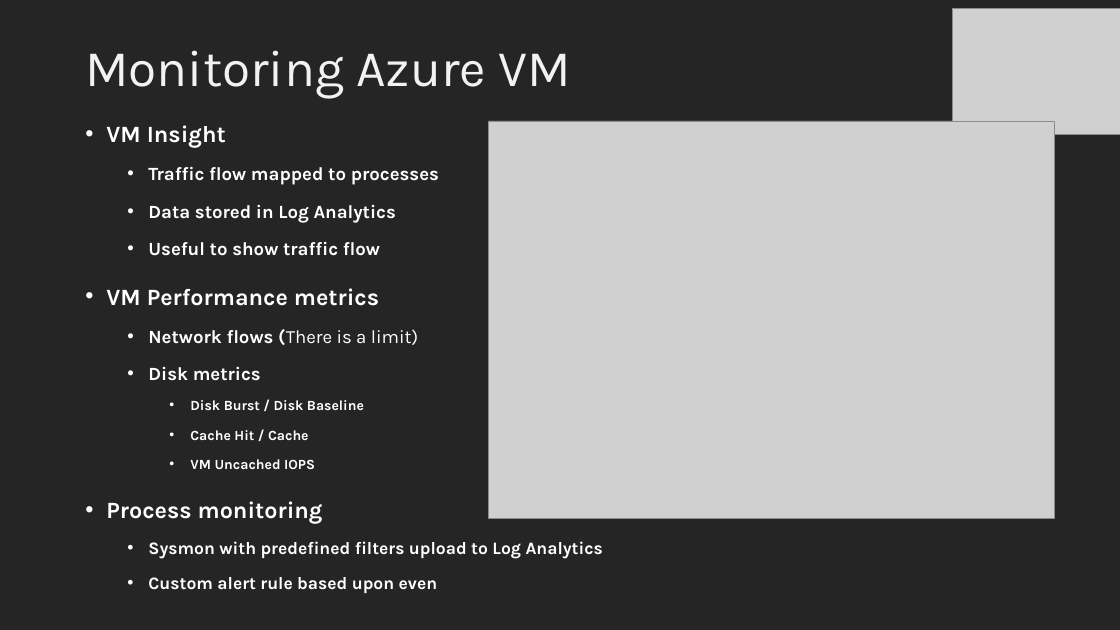
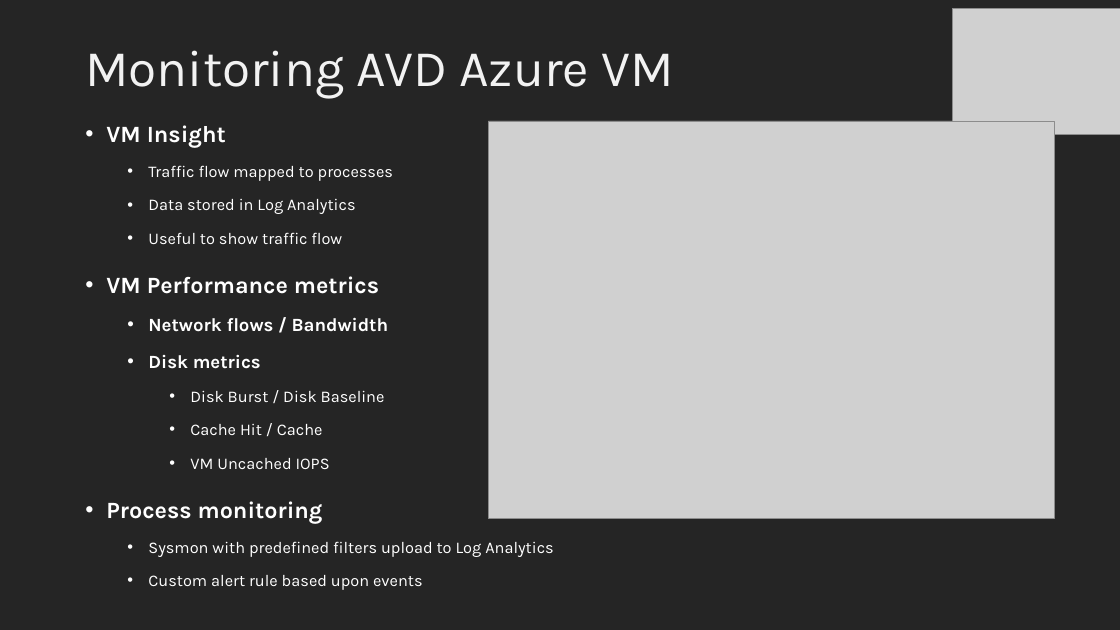
Before and after one commit to msandbu/community, a slide deck: slide 35 of UKAVD.pptx. Drawn at 1120x630 pixels with LibreOffice and Linux fonts; fonts in the diff are those of the drawing; grey boxes stand for pictures; background and template pictures are left out. Boxes give left, top, right and bottom in pixels: in the first picture for what was removed or moved away, otherwise in the second. Text is boxed around its words. In the diff, an @@ line names an element or a change of style, - is before the commit and + after.

```diff
--- a/UKAVD.pptx
+++ b/UKAVD.pptx
@@ title at (85, 50, 673, 99): text changed @@
-Monitoring Azure VM
+Monitoring AVD Azure VM
@@ text at (148, 165, 553, 557): size 16 to 14 pt in "Traffic flow mapped to processes", "Data stored in Log Analytics", "Useful to show traffic flow"; bold off in "Traffic flow mapped to processes", "Data stored in Log Analytics", "Useful to show traffic flow", "Disk Burst / Disk Baseline" and 3 more places; size 12 to 14 pt in "Disk Burst / Disk Baseline", "Cache Hit / Cache", "VM Uncached IOPS"; size 15 to 14 pt in "Sysmon with predefined filters upload to Log ..." @@
@@ text at (148, 317, 389, 332): text changed; bold on @@
-  • Network flows (There is a limit)
+  • Network flows / Bandwidth
@@ text at (148, 575, 423, 590): text changed; size 15 to 14 pt; bold off @@
-  • Custom alert rule based upon even
+  • Custom alert rule based upon events
```
Also in this commit, not shown: 4 other slides changed, 1 slide added.
